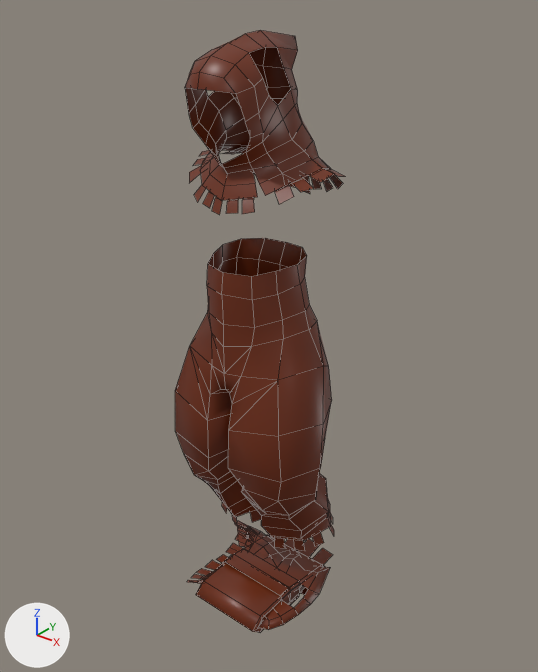
The FBX model CackleUnity22/Assets/Cackleheim/Models/chArmour_Rag.fbx: old version first, new version second.
The view is the same before and after, from a 50 mm lens placed at (1.39, -1.659, 2.106), pointed at (-0.007, 0.087, 1.023). The axes (+X, +Y, +Z) are drawn at lower left. The lights are the same throughout. Mesh edges are drawn as thin lines. Vertices at the same position are counted once.

The first picture shows 'Prop_RagHat', 'Prop_RagPant', 'Rags_Hat', 'Rags_Pants'.
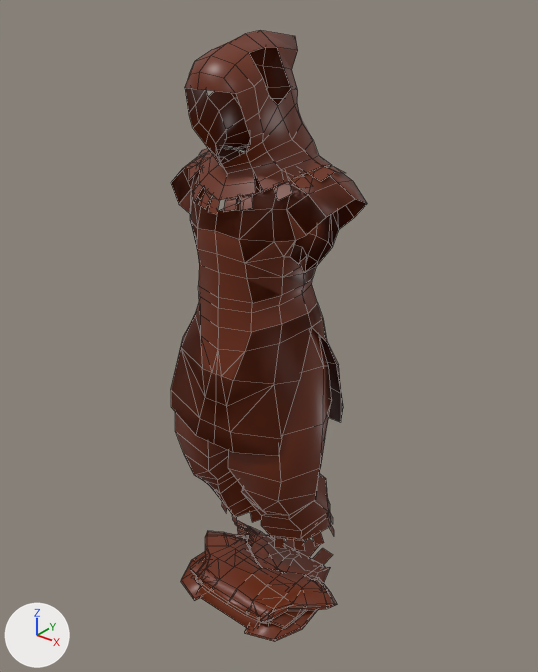
Where the change shows, as pixel boxes [x1, y1, x2, y2] in the pictures (538 x 672 px; the box of a moved part takes in the faces that stretch with it):
'Rags_Tunic', added (brown): after [171, 148, 367, 456]
'Rags_Hat', reshaped: before [185, 30, 345, 215]; after [185, 30, 345, 214]
'Prop_RagTunic', added (brown): after [181, 531, 337, 642]
part 1 of me_cylinder_001, moved or reshaped: before [292, 178, 313, 192]; after [292, 175, 310, 189]
part 2 of me_cylinder_001, moved or reshaped: before [275, 184, 294, 204]; after [274, 181, 293, 200]
part 3 of me_cylinder_001, moved or reshaped: before [189, 118, 345, 215]; after [189, 118, 345, 214]
'Rags_Pants', unchanged, covered by the edit: before [175, 238, 334, 551]; after [175, 245, 334, 551]
'Prop_RagPant', unchanged, covered by the edit: before [196, 535, 333, 633]; after [197, 535, 333, 628]
'Prop_RagHat', unchanged, covered by the edit: before [187, 520, 330, 630]; after [194, 520, 330, 583]

Diff of the bpy script that builds the scene:
```diff
--- a/CackleUnity22/Assets/Cackleheim/Models/chArmour_Rag.fbx.py
+++ b/CackleUnity22/Assets/Cackleheim/Models/chArmour_Rag.fbx.py
@@ mat_ragsb @@
+mat_ragsb = principled_material('RagsB')
+mat_ragsb.base_color = (0.152, 0.0228, 0.00323)  # brown #6d2a0b
+mat_ragsb.roughness = 0.4
@@ me_cylinder_001 @@
 me_cylinder_001.from_pydata(...)  # 234 vertices, 136 faces; spans x -0.251..0.248, y -0.216..0.251, z 1.477..1.969
 # used by ob_rags_hat; location = (0.0, 0.0, 0.0)
+# me_cylinder_001 part 1: the loose piece of 6 vertices spanning x 0.129..0.228, y -0.044..0.009, z 1.573..1.612 is multiplied about its middle by the matrix ((1.008, -0.038, 0.044), (0.036, 1.008, 0.059), (-0.046, -0.058, 1.007)), then moved by (0.0, -0.003, 0.009)
+# me_cylinder_001 part 2: the loose piece of 6 vertices spanning x 0.117..0.194, y -0.083..-0.017, z 1.539..1.609 is scaled about its middle by (1, 1.02, 0.979), then moved by (0.0, -0.004, 0.011)
+# me_cylinder_001 part 3: 117 of 234 vertices moved; they spanned x -0.251..0.248, y -0.151..0.234, z 1.492..1.665 and now span x -0.251..0.248, y -0.161..0.234, z 1.493..1.667; mean shift (0.0, -0.002, 0.006); largest move (-0.084, -0.125, 1.507) -> (-0.084, -0.143, 1.509)
 me_cylinder_001.materials.append(mat_rags)
@@ me_playercharacter_01_006 @@
+me_playercharacter_01_006.from_pydata(...)  # 337 vertices, 318 faces; spans x -0.321..0.321, y -0.204..0.248, z 0.694..1.627
+me_playercharacter_01_006.materials.append(mat_ragsb)  # its picture is missing
@@ me_playercharacter_01_017 @@
+me_playercharacter_01_017.from_pydata(...)  # 344 vertices, 414 faces; spans x -0.321..0.321, y -0.212..0.154, z -0.013..0.068
+me_playercharacter_01_017.materials.append(mat_ragsb)  # its picture is missing
@@ ob_rags_tunic @@
+ob_rags_tunic = bpy.data.objects.new('Rags_Tunic', me_playercharacter_01_006)
+ob_rags_tunic.location = (0.0, 0.0, 0.0)
@@ ob_prop_ragtunic @@
+ob_prop_ragtunic = bpy.data.objects.new('Prop_RagTunic', me_playercharacter_01_017)
+ob_prop_ragtunic.location = (0.0, 0.0, 0.0)
```
